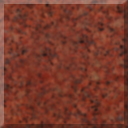
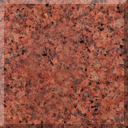
Layered file, before and after one edit (128px x 128px). Changes by layer:
added layer "Layer 4(pasted)" above "Layer 3(pasted)" over [0, 0, 128, 128]
